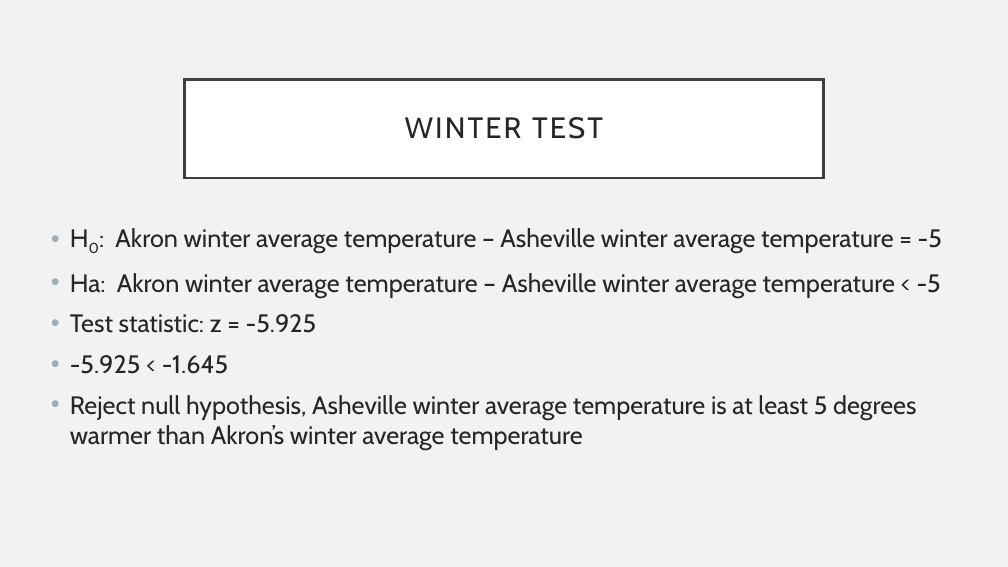
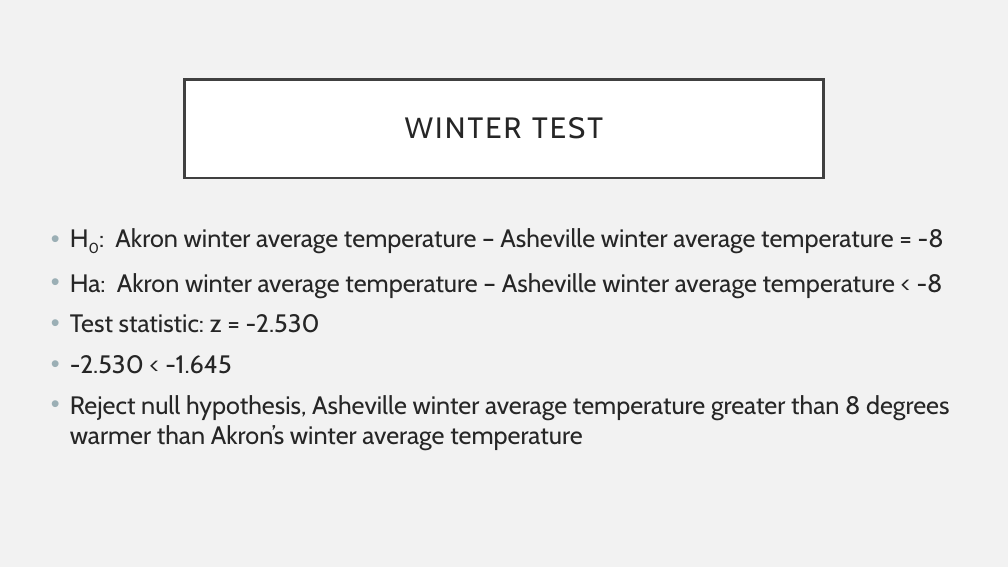
Before and after one commit to EricMaibach/AkronAshevilleWeatherAnalysis, a slide deck: slide 21 of AkronAshevillePresentation.pptx (slide 18 before the commit). Drawn at 1008x567 pixels with LibreOffice and Linux fonts; fonts in the diff are those of the drawing. Boxes give left, top, right and bottom in pixels: in the first picture for what was removed or moved away, otherwise in the second. Text is boxed around its words. In the diff, an @@ line names an element or a change of style, - is before the commit and + after.

```diff
--- a/AkronAshevillePresentation.pptx
+++ b/AkronAshevillePresentation.pptx
@@ text at [70,228,949,450]: text changed @@
-• H0: Akron winter average temperature – Asheville winter average temperature = -5
-• Ha: Akron winter average temperature – Asheville winter average temperature < -5
-• Test statistic: z = -5.925
-• -5.925 < -1.645
-• Reject null hypothesis, Asheville winter average temperature is at least 5 degrees warmer than Akron’s winter average temperature
+• H0: Akron winter average temperature – Asheville winter average temperature = -8
+• Ha: Akron winter average temperature – Asheville winter average temperature < -8
+• Test statistic: z = -2.530
+• -2.530 < -1.645
+• Reject null hypothesis, Asheville winter average temperature greater than 8 degrees warmer than Akron’s winter average temperature
```
Also in this commit, not shown: 3 other slides changed, 7 slides added, 1 slide removed, 1 other file.
